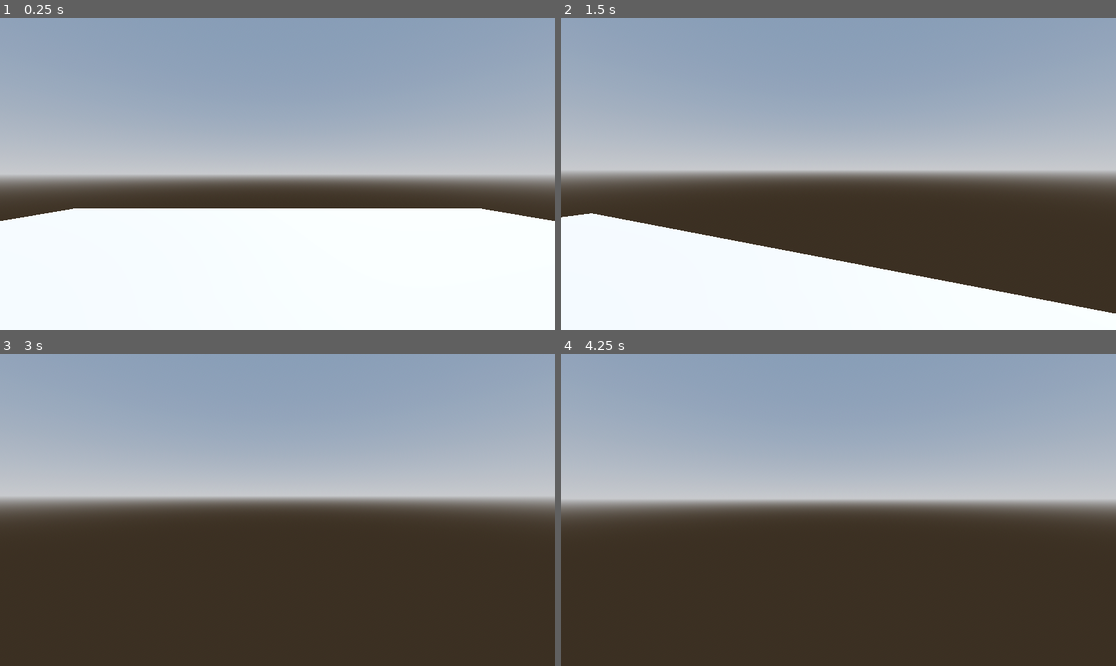
Above: before the commit, frames 1-4 (two rows, left to right).
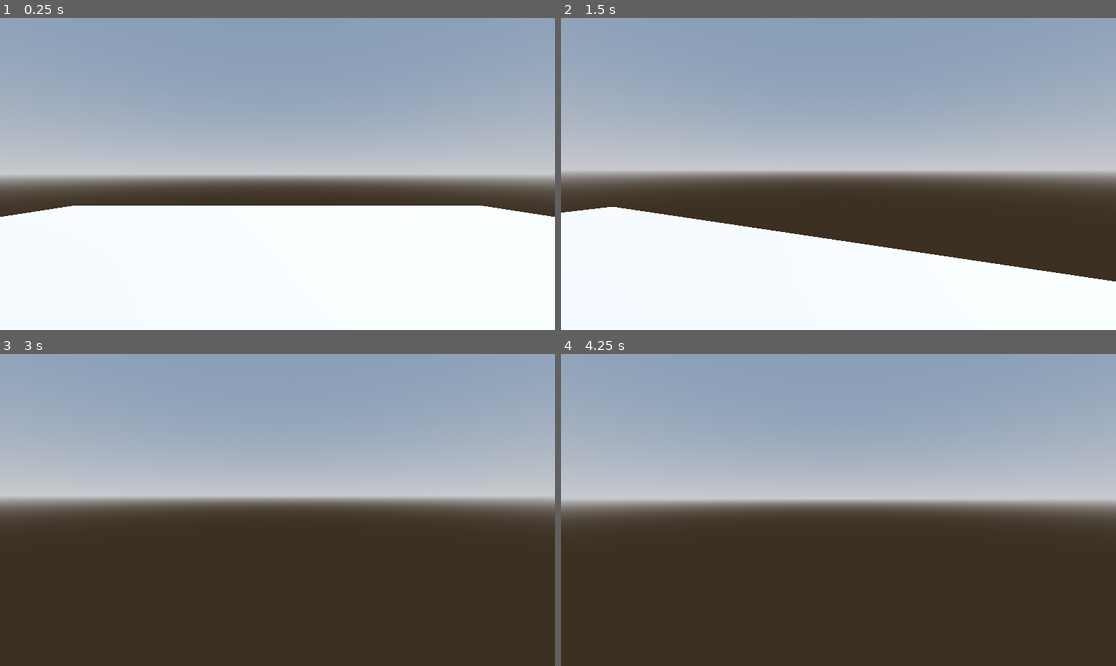
Above: after the commit, the same moments.

Repository: AEther-Frisko/Ghost-Maze-REDUX
Game: Godot game, scene res://Scenes/testLevel.tscn
Same seed, same stepped clock (60 frames per second), same inputs: the game is played once before the commit and once after it.
Inputs (mouse positions are in pixels of both pictures, inside the frame that each line leads up to):
- Up to frame 1 (0.25 s): no input
- Up to frame 2 (1.5 s): tap Enter at 0.5 s; move the mouse to (866, 174) at 0.52 s; hold Shift (sprint) 0.53-1.28 s; hold W (move_forward) from 0.53 s (still down); move the mouse to (810, 174) at 1.27 s; tap Shift (sprint) at 1.35 s
- Up to frame 3 (3 s): keep holding W (move_forward); move the mouse to (288, 503) at 2.02 s; hold Shift (sprint) 2.03-2.78 s; tap Space at 2.75 s; move the mouse to (271, 516) at 2.77 s; tap Shift (sprint) at 2.85 s
- Up to frame 4 (4.25 s): keep holding W (move_forward); tap Enter at 3.5 s; move the mouse to (877, 513) at 3.52 s; hold Shift (sprint) from 3.53 s (still down)

The runs differ from the first frame. In frame 1, 1.0% of the frame differs, in the area x 0-100%, y 60-66%; in frame 2, 6.4%, in the area x 0-100%, y 60-95%; in frame 3, less than 0.1%; in frame 4, less than 0.1%.

Commit message:
movement lerp and camera clamping

Diff:
--- a/Scenes/testLevel.tscn
+++ b/Scenes/testLevel.tscn
@@ -3,6 +3,7 @@
 [ext_resource type="Script" path="res://Scripts/Player.gd" id="1_iaf0d"]
 
 [sub_resource type="CapsuleShape3D" id="CapsuleShape3D_edpa3"]
+height = 1.7
 
 [sub_resource type="ProceduralSkyMaterial" id="ProceduralSkyMaterial_xpvbl"]
 sky_top_color = Color(0.407843, 0.478431, 0.576471, 1)
--- a/Scripts/Player.gd
+++ b/Scripts/Player.gd
@@ -8,6 +8,9 @@
 const MOUSE_SENS = 0.4
 
 var currentSpeed = WALK_SPEED
+var lerpSpeed = 10.0
+
+var direction = Vector3.ZERO
 
 # Get the gravity from the project settings to be synced with RigidBody nodes.
 var gravity = ProjectSettings.get_setting("physics/3d/default_gravity")
@@ -19,6 +22,8 @@
 	if event is InputEventMouseMotion:
 		rotate_y(deg_to_rad(-event.relative.x * MOUSE_SENS))
 		head.rotate_x(deg_to_rad(-event.relative.y * MOUSE_SENS))
+		head.rotation.x = clamp(head.rotation.x, deg_to_rad(-89), deg_to_rad(89))
+
 	if event.is_action_pressed("quit"):
 		get_tree().quit()
 
@@ -33,9 +38,8 @@
 		velocity.y -= gravity * delta
 
 	# Get the input direction and handle the movement/deceleration.
-	# As good practice, you should replace UI actions with custom gameplay actions.
 	var input_dir = Input.get_vector("move_left", "move_right", "move_forward", "move_backwards")
-	var direction = (transform.basis * Vector3(input_dir.x, 0, input_dir.y)).normalized()
+	direction = lerp(direction,(transform.basis * Vector3(input_dir.x, 0, input_dir.y)).normalized(), delta * lerpSpeed)
 	if direction:
 		velocity.x = direction.x * currentSpeed
 		velocity.z = direction.z * currentSpeed
